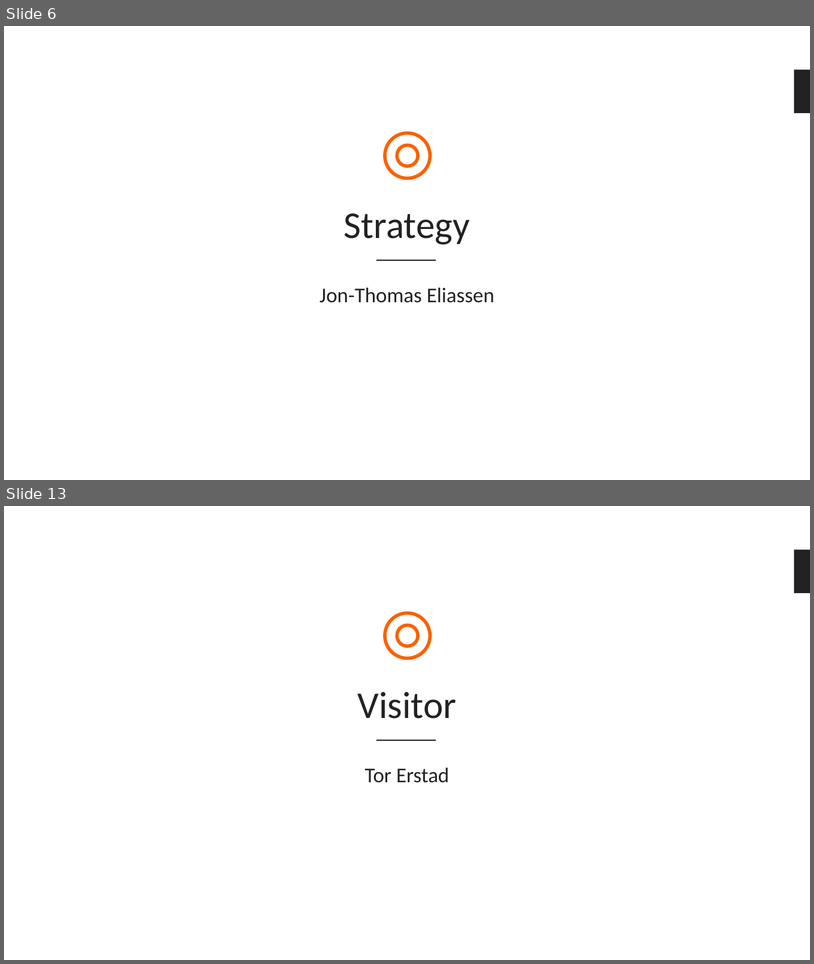
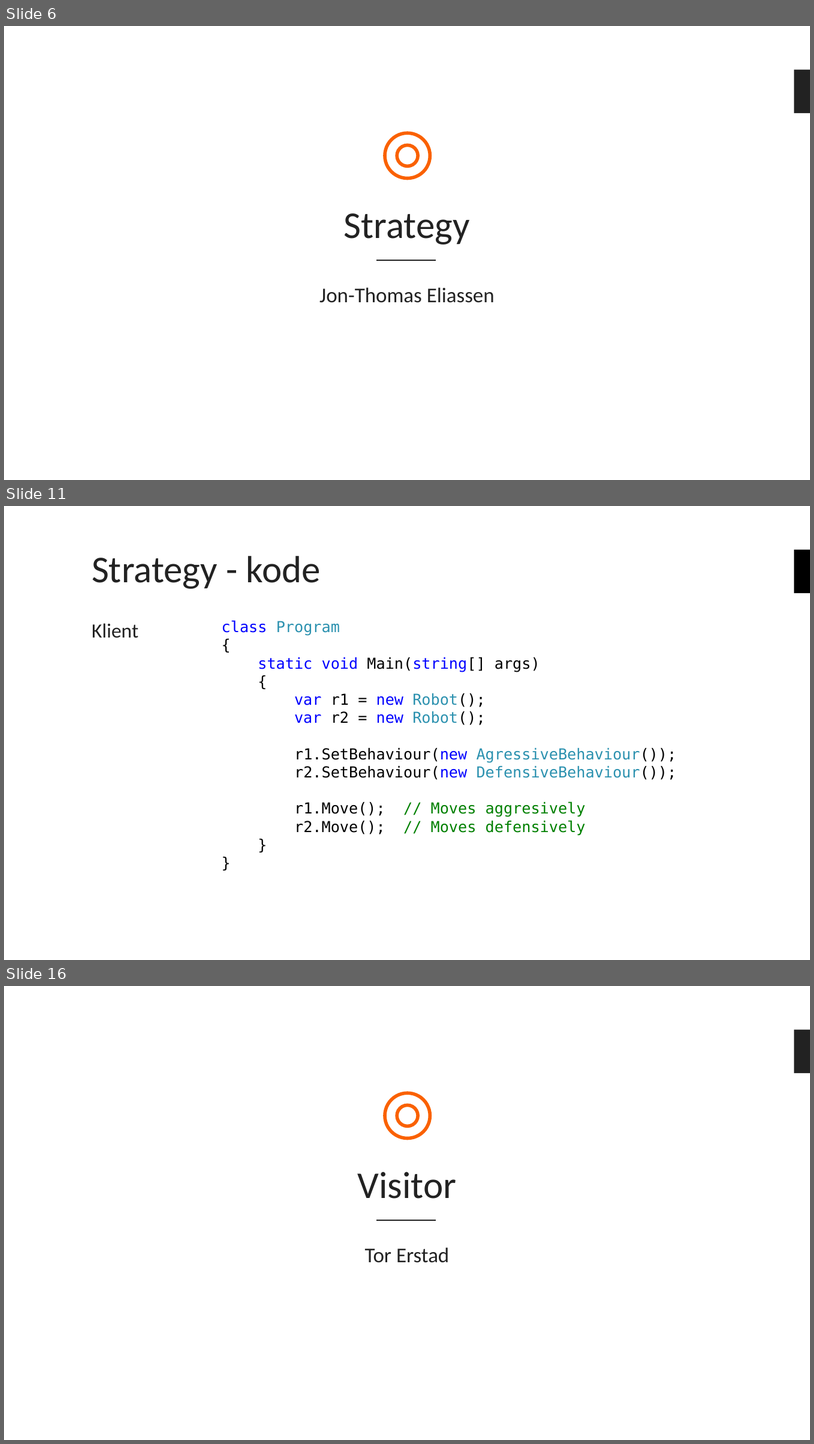
Before and after one commit to bouvet/VisitorAndStrategyPattern, a slide deck: Presentasjon.pptx. Shown one above the other, each under a label of ours: slides 6 and 13 before the commit, slides 6, 11 and 16 after it; the slides between them are not shown. The pictures are 814x964 and 814x1444 pixels, drawn with LibreOffice and Linux fonts; fonts in the diff are those of the drawing; background and template pictures are left out. Boxes give left, top, right and bottom in pixels: in the first picture for what was removed or moved away, otherwise in the second. Text is boxed around its words. In the diff, an @@ line names an element or a change of style, - is before the commit and + after.

Commit message:
Har lagt inn Strategy i presentasjon

```diff
--- a/Presentasjon.pptx
+++ b/Presentasjon.pptx
@@ slide 11 added at (4,506,810,960), background #FFFFFF @@
@@ title added at (92,556,321,589), 45 pt, text #222222 @@
+Strategy - kode
@@ rectangle added at (795,550,810,593), fill #000000 @@
@@ text added at (92,623,138,638), 24 pt, text #222222 @@
+Klient
@@ text added at (222,620,677,835), 18 pt, text #000000 @@
+class Program
+{
+static void Main(string[] args)
+{
+var r1 = new Robot();
+var r2 = new Robot();
+r1.SetBehaviour(new AgressiveBehaviour());
+r2.SetBehaviour(new DefensiveBehaviour());
+r1.Move(); // Moves aggresively
+r2.Move(); // Moves defensively
+}
+}
@@ what was slide 13 is now slide 16 @@
```
Also in this commit, not shown: 5 slides changed, 3 other slides added, 1 slide removed.
